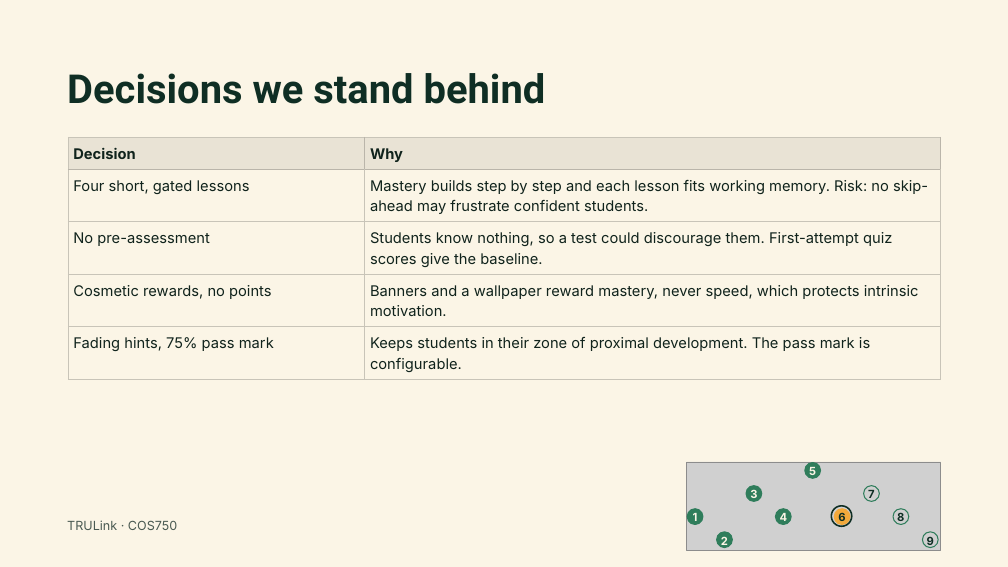
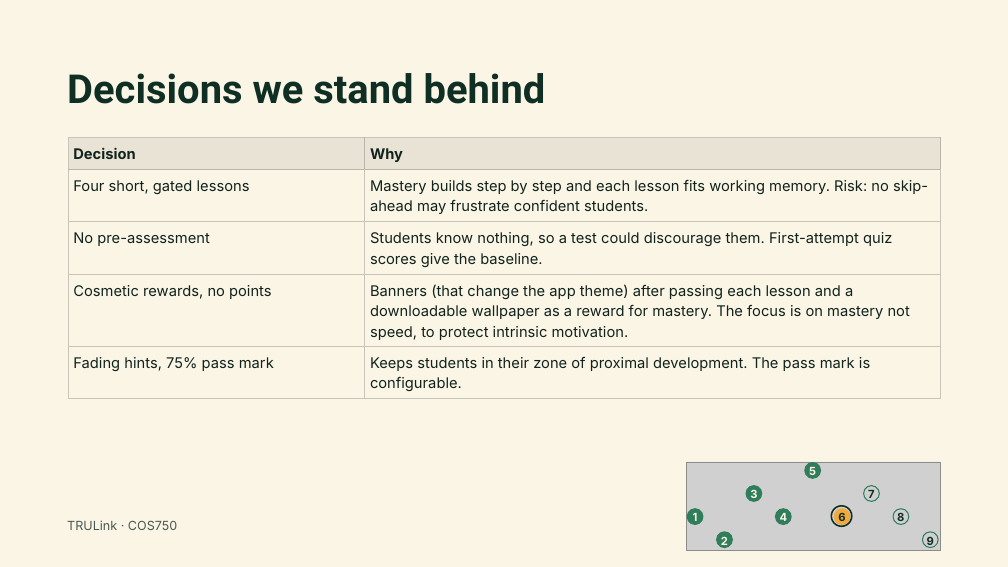
Before and after one commit to kvnxmars/cos212-bst-tutor, a slide deck: slide 6 of docs/presentation/Binary Search Trees – COS212 App Presentation.pptx. Drawn at 1008x567 pixels with LibreOffice and Linux fonts; fonts in the diff are those of the drawing; grey boxes stand for pictures. Boxes give left, top, right and bottom in pixels: in the first picture for what was removed or moved away, otherwise in the second. Text is boxed around its words. In the diff, an @@ line names an element or a change of style, - is before the commit and + after.

```diff
--- a/docs/presentation/Binary Search Trees – COS212 App Presentation.pptx
+++ b/docs/presentation/Binary Search Trees – COS212 App Presentation.pptx
@@ table at [68,138,941,399] @@
-row 4, column 2: Banners and a wallpaper reward mastery, never speed, which protects intrinsic motivation.
+row 4, column 2: Banners (that change the app theme) after passing each lesson and a downloadable wallpaper as a reward for mastery. The focus is on mastery not speed, to protect intrinsic motivation.
```
Also in this commit, not shown: 5 other slides changed.
